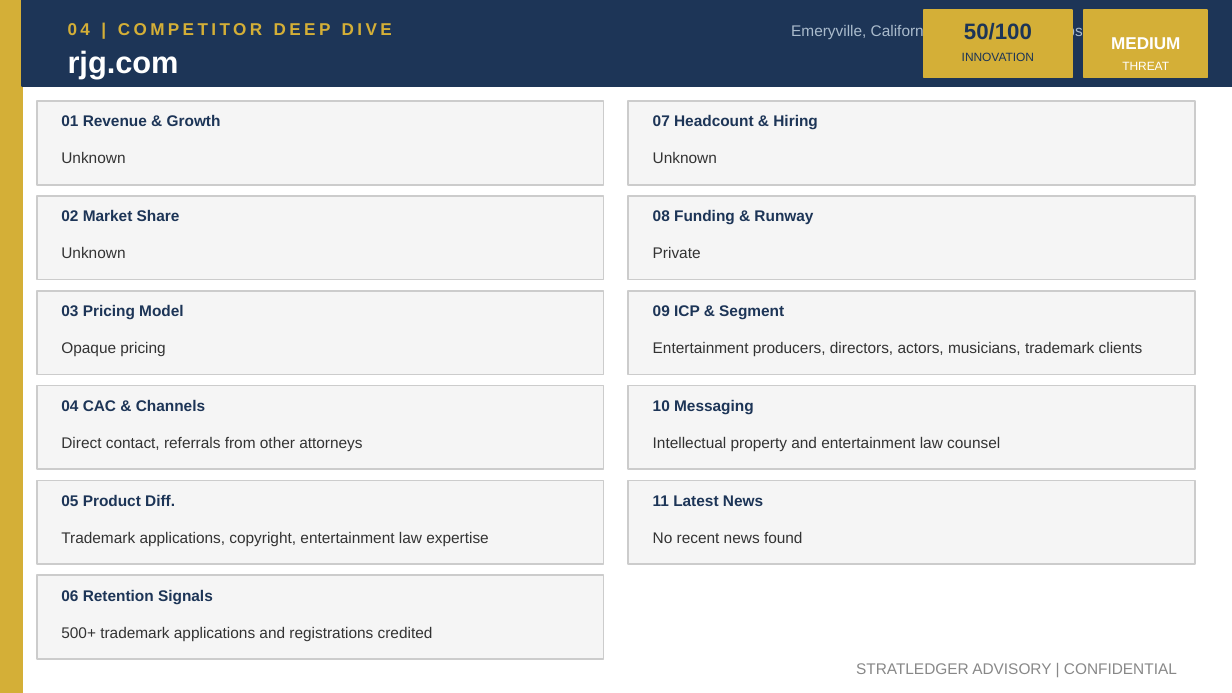
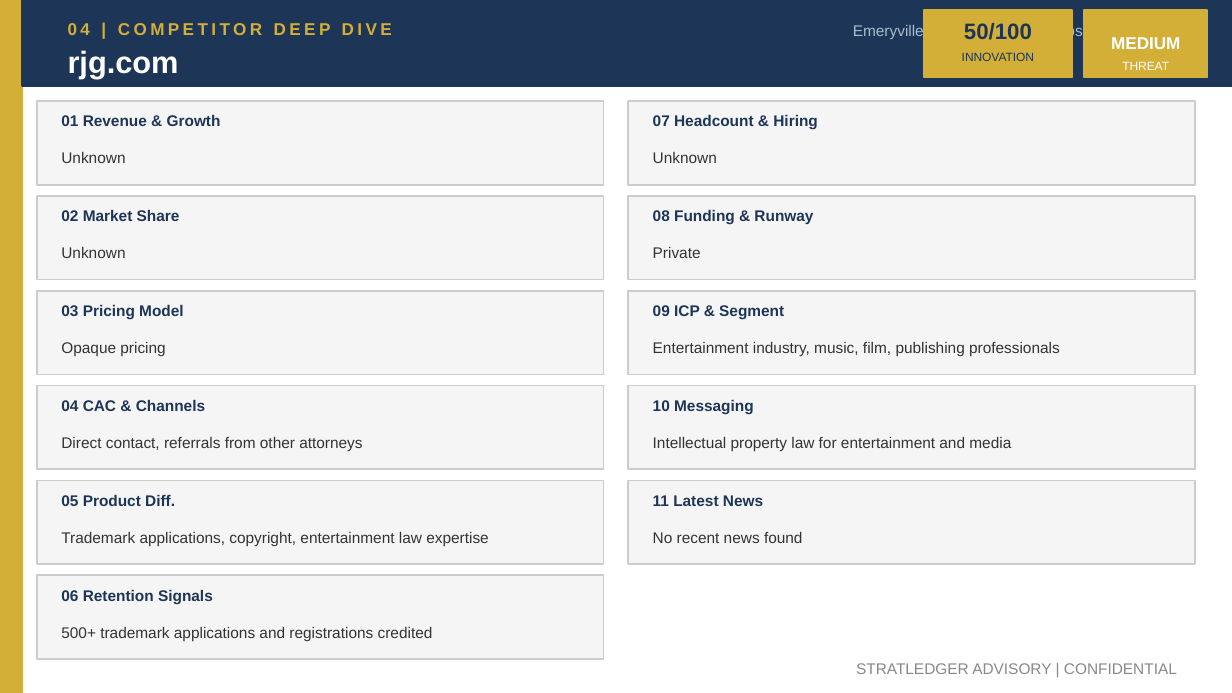
Before and after one commit to apexmakeshop-dot/droplet-commands, a slide deck: slide 6 of mesh_bioplastics_CI_Report.pptx. Drawn at 1232x693 pixels with LibreOffice and Linux fonts; fonts in the diff are those of the drawing. Boxes give left, top, right and bottom in pixels: in the first picture for what was removed or moved away, otherwise in the second. Text is boxed around its words. In the diff, an @@ line names an element or a change of style, - is before the commit and + after.

```diff
--- a/mesh_bioplastics_CI_Report.pptx
+++ b/mesh_bioplastics_CI_Report.pptx
@@ text at [853, 23, 1183, 39]: text changed @@
-Emeryville, California, United States | https://www.rjg.com
+Emeryville, California, USA | https://www.rjg.com
@@ text at [653, 342, 1060, 356]: text changed @@
-Entertainment producers, directors, actors, musicians, trademark clients
+Entertainment industry, music, film, publishing professionals
@@ text at [653, 437, 1011, 451]: text changed @@
-Intellectual property and entertainment law counsel
+Intellectual property law for entertainment and media
```
Also in this commit, not shown: 4 other slides changed.
